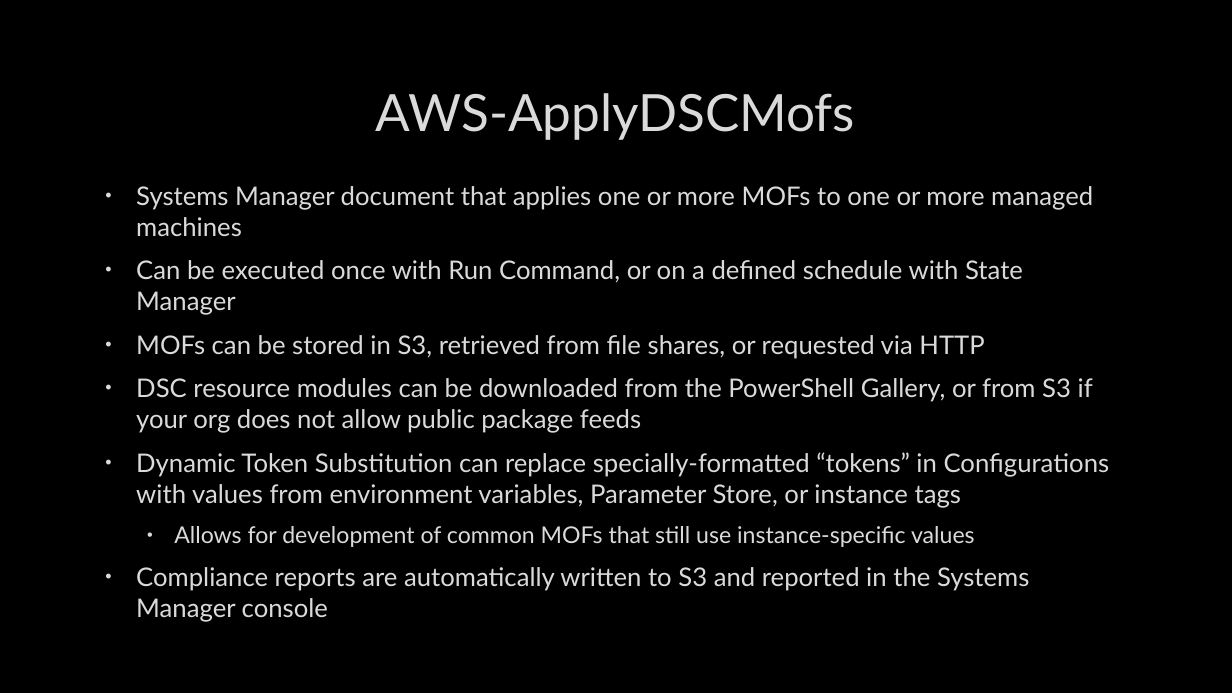
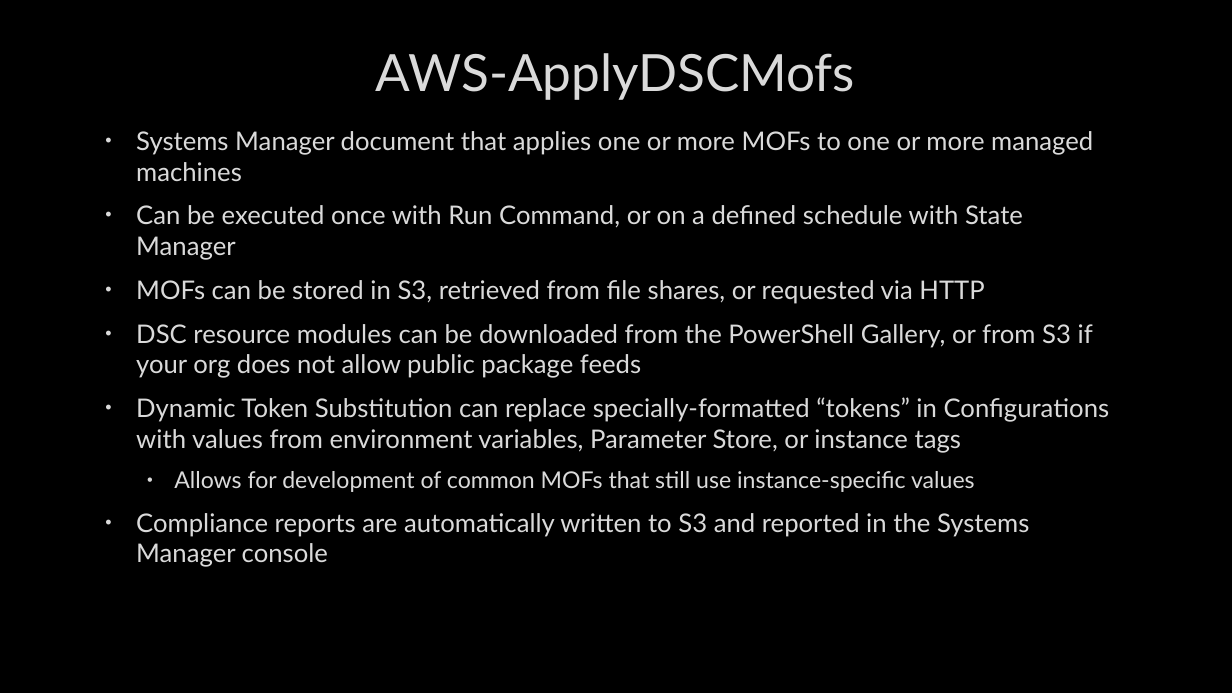
Before and after one commit to mcbobke/AWSPowerShellDemo, a slide deck: slide 10 of AWSPowerShellDemo.pptx (slide 9 before the commit). Drawn at 1232x693 pixels with LibreOffice and Linux fonts; fonts in the diff are those of the drawing; background and template pictures are left out. Boxes give left, top, right and bottom in pixels: in the first picture for what was removed or moved away, otherwise in the second. Text is boxed around its words. In the diff, an @@ line names an element or a change of style, - is before the commit and + after.

```diff
--- a/AWSPowerShellDemo.pptx
+++ b/AWSPowerShellDemo.pptx
@@ title "AWS-ApplyDSCMofs": place and size @@
-title "AWS-ApplyDSCMofs" at <box>376,93,855,140</box>
+title "AWS-ApplyDSCMofs" at <box>376,53,855,100</box>
@@ text "Systems Manager document that applies ...": place and size @@
-text "Systems Manager document that applies ..." at <box>136,186,1110,591</box>
+text "Systems Manager document that applies ..." at <box>136,131,1110,537</box>
```
Also in this commit, not shown: 7 other slides changed, 1 slide added, 1 other file.
